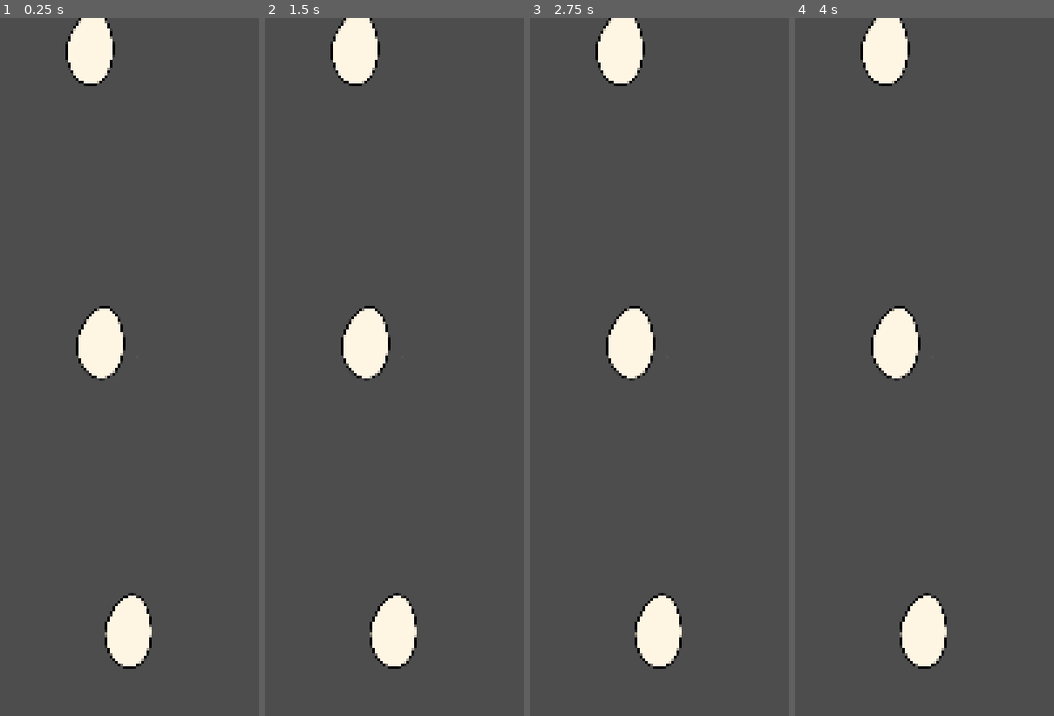
Above: before the commit, frames 1-4 (left to right).
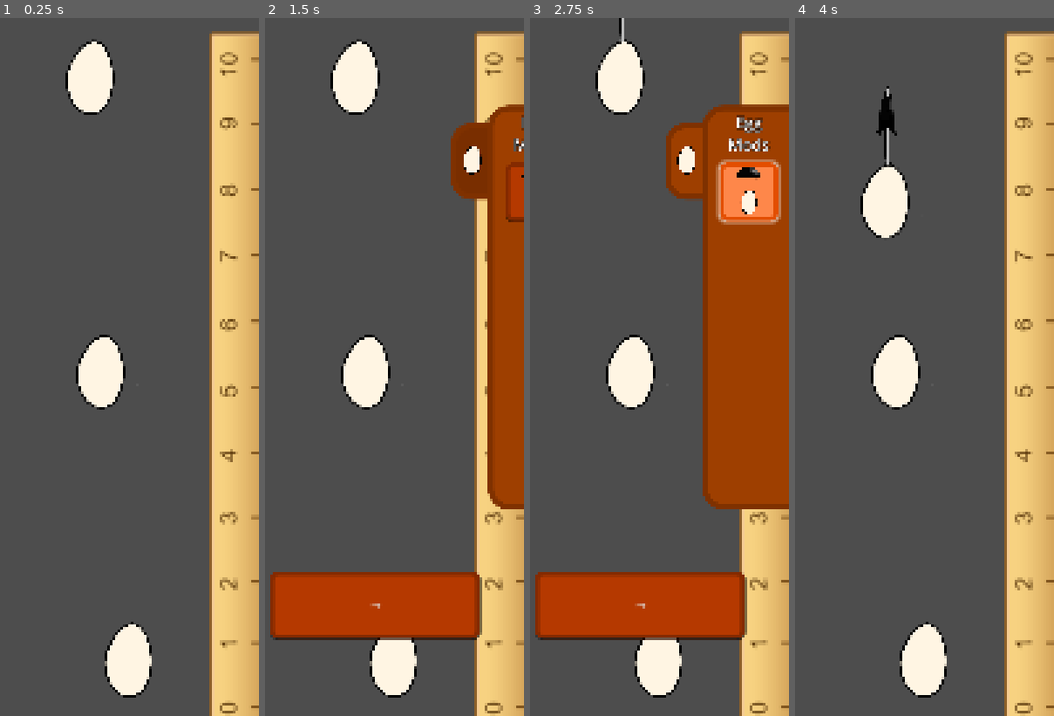
Above: after the commit, the same moments.

Repository: KaratePikachu/egg-drop
Game: Godot game, scene res://level/levels/level_1.tscn
The game is run twice, just before and just after one commit, with the same random seed, the same clock (stepped at 60 frames per second) and the same inputs. The project has no main scene, so this scene is started directly. The engine's default icon, where the game draws it, is replaced by a stand-in: a white triangle on a blue panel in a dark square.
Inputs (mouse positions are in pixels of both pictures, inside the frame that each line leads up to):
- Up to frame 1 (0.25 s): no input
- Up to frame 2 (1.5 s): tap Enter at 0.5 s; move the mouse to (435, 332) at 0.52 s; press the mouse at (435, 332) at 0.53 s; hold S (right_bomb) 0.53-1.25 s; tap Mouse wheel down (scroll_down) at 0.8 s; release the mouse at (435, 332) at 1.25 s; click (518, 157) at 1.27 s
- Up to frame 3 (2.75 s): click (750, 192) at 2.02 s
- Up to frame 4 (4 s): click (903, 604) at 2.75 s, where only the run after the commit has a clickable "Drop"; move the mouse to (833, 401) at 3.52 s; hold W (left_bomb) from 3.53 s (still down); tap Mouse wheel down (scroll_down) at 3.6 s; tap Mouse wheel up (scroll_up) at 3.8 s

The runs differ from the first frame. In frame 1, 24% of the frame differs, in the area x 25-100%, y 0-100%; in frame 2, 32%; in frame 3, 40%, in the area x 2-100%, y 0-100%; in frame 4, 26%.
Error before the commit: Invalid access to property or key 'icon' on a base object of type 'Nil'. (res://ui/modification_menu/modification_button.gd:8)

Commit message:
UI design

Diff:
--- a/level/level.gd
+++ b/level/level.gd
@@ -30,11 +30,15 @@
 var egg: Egg = null
 
 func _ready() -> void:
+	if Engine.is_editor_hint():
+		return
+
 	dummy_egg = $DummyEgg
 	dummy_egg.set_modifications(active_modifications)
 	win_floor_y = win_floor.position.y
 	camera_min_y = 0.5*camera.get_viewport_rect().size.y
 	camera_max_y = win_floor_y-0.5*camera.get_viewport_rect().size.y + 100
+	print(camera_min_y, " ",camera_max_y)
 
 	mod_menu.drop_pressed.connect(start_drop)
 
@@ -74,9 +78,9 @@
 	match current_phase:
 		Phase.MODIFY:
 			if event.is_action_pressed("scroll_up"):
-				move_camera(-50)
+				move_camera(-100)
 			elif event.is_action_pressed("scroll_down"):
-				move_camera(50)
+				move_camera(100)
 			elif event.is_action_pressed("pan"):
 				panning = true
 			elif event.is_action_released("pan"):
--- a/level/level.tscn
+++ b/level/level.tscn
@@ -22,8 +22,7 @@
 
 [node name="Camera2D" type="Camera2D" parent="." unique_id=380594531]
 position = Vector2(540, 1)
-limit_top = 0
-limit_bottom = 2500
+limit_enabled = false
 position_smoothing_enabled = true
 
 [node name="CanvasLayer" type="CanvasLayer" parent="." unique_id=1883544062]
@@ -31,7 +30,7 @@
 [node name="ModificationMenu" parent="CanvasLayer" unique_id=961803805 instance=ExtResource("2_5gx2l")]
 
 [node name="WinFloor" type="Node2D" parent="." unique_id=1248466689]
-position = Vector2(0, 2200)
+position = Vector2(0, 2300)
 
 [node name="StaticBody2D" type="StaticBody2D" parent="WinFloor" unique_id=1091035354]
 
--- a/level/levels/level_1.tscn
+++ b/level/levels/level_1.tscn
@@ -7,25 +7,21 @@
 
 [node name="Level1" unique_id=1976594912 instance=ExtResource("1_roo1r")]
 level_number = 1
-win_floor_y = 5000.0
 
-[node name="Camera2D" parent="." index="0" unique_id=380594531]
+[node name="Camera2D" parent="." index="1" unique_id=380594531]
 position_smoothing_speed = 100.0
 
 [node name="ModificationMenu" parent="CanvasLayer" parent_id_path=PackedInt32Array(1883544062) index="0" unique_id=961803805]
 available_mods = Array[ExtResource("2_35gx7")]([ExtResource("3_wg4fv")])
 
-[node name="WinFloor" parent="." index="3" unique_id=1248466689]
-position = Vector2(0, 5000)
-
-[node name="Sprite2D" type="Sprite2D" parent="." index="4" unique_id=819851964]
+[node name="Sprite2D2" type="Sprite2D" parent="." index="4" unique_id=819851964]
 position = Vector2(536, 1112)
 texture = ExtResource("4_wg4fv")
 
-[node name="Sprite2D2" type="Sprite2D" parent="." index="5" unique_id=230996187]
+[node name="Sprite2D3" type="Sprite2D" parent="." index="5" unique_id=230996187]
 position = Vector2(632, 2104)
 texture = ExtResource("4_wg4fv")
 
-[node name="Sprite2D3" type="Sprite2D" parent="." index="6" unique_id=152175390]
+[node name="Sprite2D4" type="Sprite2D" parent="." index="6" unique_id=152175390]
 position = Vector2(576, 3320)
 texture = ExtResource("4_wg4fv")
--- /dev/null
+++ b/new_theme.tres
@@ -0,0 +1,48 @@
+[gd_resource type="Theme" format=3 uid="uid://dftu4qxd8px1u"]
+
+[sub_resource type="StyleBoxFlat" id="StyleBoxFlat_n13yq"]
+bg_color = Color(0.95369416, 0.41389623, 0.055470824, 1)
+border_width_left = 15
+border_width_top = 15
+border_width_right = 15
+border_width_bottom = 15
+border_color = Color(0.8204949, 0.2796966, 1.92523e-07, 1)
+corner_radius_top_left = 25
+corner_radius_top_right = 25
+corner_radius_bottom_right = 25
+corner_radius_bottom_left = 25
+shadow_size = 3
+shadow_offset = Vector2(3, 3)
+
+[sub_resource type="StyleBoxFlat" id="StyleBoxFlat_amlv4"]
+bg_color = Color(0.7085931, 0.22359478, 0, 1)
+border_width_left = 15
+border_width_top = 15
+border_width_right = 15
+border_width_bottom = 15
+border_color = Color(0.5194114, 0.16398582, 0, 1)
+corner_radius_top_left = 25
+corner_radius_top_right = 25
+corner_radius_bottom_right = 25
+corner_radius_bottom_left = 25
+shadow_size = 3
+shadow_offset = Vector2(3, 3)
+
+[sub_resource type="StyleBoxFlat" id="StyleBoxFlat_j2q5q"]
+bg_color = Color(0.9957827, 0.528329, 0.29044977, 1)
+border_width_left = 15
+border_width_top = 15
+border_width_right = 15
+border_width_bottom = 15
+border_color = Color(0.89126134, 0.30574822, 1.92523e-07, 1)
+corner_radius_top_left = 25
+corner_radius_top_right = 25
+corner_radius_bottom_right = 25
+corner_radius_bottom_left = 25
+shadow_color = Color(1, 1, 1, 0.6)
+shadow_size = 15
+
+[resource]
+Button/styles/hover = SubResource("StyleBoxFlat_n13yq")
+Button/styles/normal = SubResource("StyleBoxFlat_amlv4")
+Button/styles/pressed = SubResource("StyleBoxFlat_j2q5q")
--- a/ui/modification_menu/modification_button.gd
+++ b/ui/modification_menu/modification_button.gd
@@ -5,7 +5,8 @@
 @export var modification : Modification:
 	set(val):
 		modification = val
-		icon = modification.icon
+		if modification != null:
+			$TextureRect.texture = modification.icon
 		visible = modification != null
 
 
--- a/ui/modification_menu/modification_button.tscn
+++ b/ui/modification_menu/modification_button.tscn
@@ -1,11 +1,36 @@
 [gd_scene format=3 uid="uid://47sdh7xrojlf"]
 
 [ext_resource type="Script" uid="uid://bax58odohq4u4" path="res://ui/modification_menu/modification_button.gd" id="1_6rt2e"]
+[ext_resource type="Texture2D" uid="uid://dqsypqrvcmp7l" path="res://assets/egg/egg.PNG" id="2_qxn8c"]
 
 [node name="ModificationButton" type="Button" unique_id=1716547921]
 custom_minimum_size = Vector2(200, 200)
+custom_maximum_size = Vector2(200, 200)
 size_flags_horizontal = 4
 toggle_mode = true
 script = ExtResource("1_6rt2e")
 
+[node name="Egg" type="TextureRect" parent="." unique_id=86796061]
+layout_mode = 1
+anchors_preset = 15
+anchor_right = 1.0
+anchor_bottom = 1.0
+grow_horizontal = 2
+grow_vertical = 2
+mouse_filter = 2
+texture = ExtResource("2_qxn8c")
+expand_mode = 1
+stretch_mode = 5
+
+[node name="TextureRect" type="TextureRect" parent="." unique_id=1982975492]
+layout_mode = 1
+anchors_preset = 15
+anchor_right = 1.0
+anchor_bottom = 1.0
+grow_horizontal = 2
+grow_vertical = 2
+mouse_filter = 2
+expand_mode = 1
+stretch_mode = 5
+
 [connection signal="toggled" from="." to="." method="_on_toggled"]
--- a/ui/modification_menu/modification_menu.gd
+++ b/ui/modification_menu/modification_menu.gd
@@ -2,7 +2,7 @@
 extends Control
 class_name ModificationMenu
 
-@export var mod_button_container : GridContainer
+@export var mod_button_container : VBoxContainer
 @export var available_mods : Array[Modification]
 
 var mod_menu_out : bool = false
--- a/ui/modification_menu/modification_menu.tscn
+++ b/ui/modification_menu/modification_menu.tscn
@@ -1,6 +1,5 @@
 [gd_scene format=3 uid="uid://xwnwd7qpbs56"]
 
-[ext_resource type="Texture2D" uid="uid://bq1kxrxmub3qq" path="res://icon.svg" id="1_nihoe"]
 [ext_resource type="Script" uid="uid://natc6t5n5swh" path="res://ui/modification_menu/modification_menu.gd" id="1_sueqx"]
 [ext_resource type="Script" uid="uid://cylr504fygfq5" path="res://modifications/modification.gd" id="2_n13yq"]
 [ext_resource type="PackedScene" uid="uid://47sdh7xrojlf" path="res://ui/modification_menu/modification_button.tscn" id="3_osh7i"]
@@ -10,9 +9,8 @@
 [ext_resource type="Resource" uid="uid://dlq1a7ynkyayw" path="res://modifications/left_bomb.tres" id="6_b75t7"]
 [ext_resource type="Resource" uid="uid://chlm4yeoshec8" path="res://modifications/right_bomb.tres" id="7_o3o0r"]
 [ext_resource type="Resource" uid="uid://ci36330mr8egl" path="res://modifications/bottom_bomb.tres" id="8_f7k5d"]
-[ext_resource type="Texture2D" uid="uid://do6lsa0ga8dpo" path="res://assets/egg/umbrella open.PNG" id="11_x8ro7"]
-[ext_resource type="Texture2D" uid="uid://dt20pli5xfy13" path="res://assets/egg/right fan 1.PNG" id="12_b75t7"]
-[ext_resource type="Texture2D" uid="uid://d27e3o1y5su4c" path="res://assets/egg/left fan 1.PNG" id="13_o3o0r"]
+[ext_resource type="Texture2D" uid="uid://dqsypqrvcmp7l" path="res://assets/egg/egg.PNG" id="9_qir6i"]
+[ext_resource type="Theme" uid="uid://dftu4qxd8px1u" path="res://new_theme.tres" id="10_qir6i"]
 
 [sub_resource type="StyleBoxFlat" id="StyleBoxFlat_7lnir"]
 bg_color = Color(0.61970025, 0.24652845, 0, 1)
@@ -111,7 +109,7 @@
 "times": PackedFloat32Array(0, 0.3),
 "transitions": PackedFloat32Array(1, 1),
 "update": 0,
-"values": [560.0, 1080.0]
+"values": [782.328, 1080.0]
 }
 
 [sub_resource type="Animation" id="Animation_sueqx"]
@@ -128,7 +126,7 @@
 "times": PackedFloat32Array(0, 0.3),
 "transitions": PackedFloat32Array(1, 1),
 "update": 0,
-"values": [1080.0, 560.0]
+"values": [1080.0, 782.328]
 }
 
 [sub_resource type="AnimationLibrary" id="AnimationLibrary_osh7i"]
@@ -153,24 +151,25 @@
 [node name="SlidingArea" type="Control" parent="." unique_id=1819905087]
 layout_mode = 1
 anchor_left = 0.5925926
-anchor_top = 0.23666666
+anchor_top = 0.08
 anchor_right = 1.0000001
-anchor_bottom = 0.72999996
+anchor_bottom = 0.73
 offset_left = 440.0
-offset_right = 440.00012
-grow_horizontal = 2
-grow_vertical = 2
-metadata/_edit_use_anchors_ = true
+offset_top = 108.0
+offset_right = 440.00122
+offset_bottom = 108.0
+grow_horizontal = 2
+grow_vertical = 0
 
 [node name="Tab" type="Button" parent="SlidingArea" unique_id=932624111]
 layout_mode = 1
 anchors_preset = 15
 anchor_right = 1.0
 anchor_bottom = 1.0
-offset_left = -127.99994
-offset_top = 48.0
-offset_right = -344.00024
-offset_bottom = -944.0
+offset_left = -128.0
+offset_top = 60.0
+offset_right = -344.0003
+offset_bottom = -1236.0
 grow_horizontal = 2
 grow_vertical = 2
 theme_override_styles/normal = SubResource("StyleBoxFlat_7lnir")
@@ -185,22 +184,23 @@
 anchor_top = 0.208
 anchor_right = 0.56200004
 anchor_bottom = 0.79200006
-offset_left = 0.015863419
-offset_top = 0.06400299
-offset_right = 0.11185455
-offset_bottom = -0.06401062
-grow_horizontal = 2
-grow_vertical = 2
-texture = ExtResource("1_nihoe")
+offset_left = -24.3122
+offset_top = -126.91201
+offset_right = 19.783333
+offset_bottom = 38.911987
+grow_horizontal = 2
+grow_vertical = 2
+texture = ExtResource("9_qir6i")
 expand_mode = 1
 stretch_mode = 5
 
 [node name="Panel" type="Panel" parent="SlidingArea" unique_id=1903627951]
 layout_mode = 1
 anchors_preset = -1
-anchor_right = 1.182
-anchor_bottom = 1.0
-offset_right = -0.080444336
+anchor_right = 0.68600005
+anchor_bottom = 0.892
+offset_right = 0.15963745
+offset_bottom = 0.47998047
 grow_horizontal = 2
 grow_vertical = 2
 theme_override_styles/panel = SubResource("StyleBoxFlat_7lnir")
@@ -219,33 +219,41 @@
 
 [node name="VBoxContainer" type="VBoxContainer" parent="SlidingArea/Panel/MarginContainer" unique_id=2136777391]
 layout_mode = 2
+theme_override_constants/separation = 25
 
 [node name="Label" type="Label" parent="SlidingArea/Panel/MarginContainer/VBoxContainer" unique_id=706647224]
 layout_mode = 2
+theme_override_constants/outline_size = 10
 theme_override_font_sizes/font_size = 54
 text = "Egg
-Modifications"
+Mods"
 horizontal_alignment = 1
 
-[node name="Modifications" type="GridContainer" parent="SlidingArea/Panel/MarginContainer/VBoxContainer" unique_id=1115105343]
+[node name="Modifications" type="VBoxContainer" parent="SlidingArea/Panel/MarginContainer/VBoxContainer" unique_id=93536018]
 layout_mode = 2
 size_flags_horizontal = 4
 size_flags_vertical = 4
+theme = ExtResource("10_qir6i")
+theme_override_constants/separation = 30
 
 [node name="ModificationButton" parent="SlidingArea/Panel/MarginContainer/VBoxContainer/Modifications" unique_id=1716547921 instance=ExtResource("3_osh7i")]
-layout_mode = 2
-icon = ExtResource("11_x8ro7")
+custom_maximum_size = Vector2(-1, -1)
+layout_mode = 2
 modification = ExtResource("3_qir6i")
 
 [node name="ModificationButton2" parent="SlidingArea/Panel/MarginContainer/VBoxContainer/Modifications" unique_id=1236014988 instance=ExtResource("3_osh7i")]
 layout_mode = 2
-icon = ExtResource("12_b75t7")
+modification = ExtResource("4_1c5mp")
+
+[node name="ModificationButton3" parent="SlidingArea/Panel/MarginContainer/VBoxContainer/Modifications" unique_id=782207886 instance=ExtResource("3_osh7i")]
+layout_mode = 2
 modification = ExtResource("5_x8ro7")
 
-[node name="ModificationButton3" parent="SlidingArea/Panel/MarginContainer/VBoxContainer/Modifications" unique_id=782207886 instance=ExtResource("3_osh7i")]
-layout_mode = 2
-icon = ExtResource("13_o3o0r")
-modification = ExtResource("4_1c5mp")
+[node name="ModificationButton4" parent="SlidingArea/Panel/MarginContainer/VBoxContainer/Modifications" unique_id=1183534853 instance=ExtResource("3_osh7i")]
+layout_mode = 2
+
+[node name="ModificationButton5" parent="SlidingArea/Panel/MarginContainer/VBoxContainer/Modifications" unique_id=1027494099 instance=ExtResource("3_osh7i")]
+layout_mode = 2
 
 [node name="AnimationPlayer" type="AnimationPlayer" parent="." unique_id=52377448]
 libraries/ = SubResource("AnimationLibrary_osh7i")
@@ -256,6 +264,7 @@
 offset_top = 1904.0
 offset_right = 928.0
 offset_bottom = 2134.0
+theme = ExtResource("10_qir6i")
 text = "Drop"
 
 [connection signal="pressed" from="SlidingArea/Tab" to="." method="_on_tab_pressed"]
